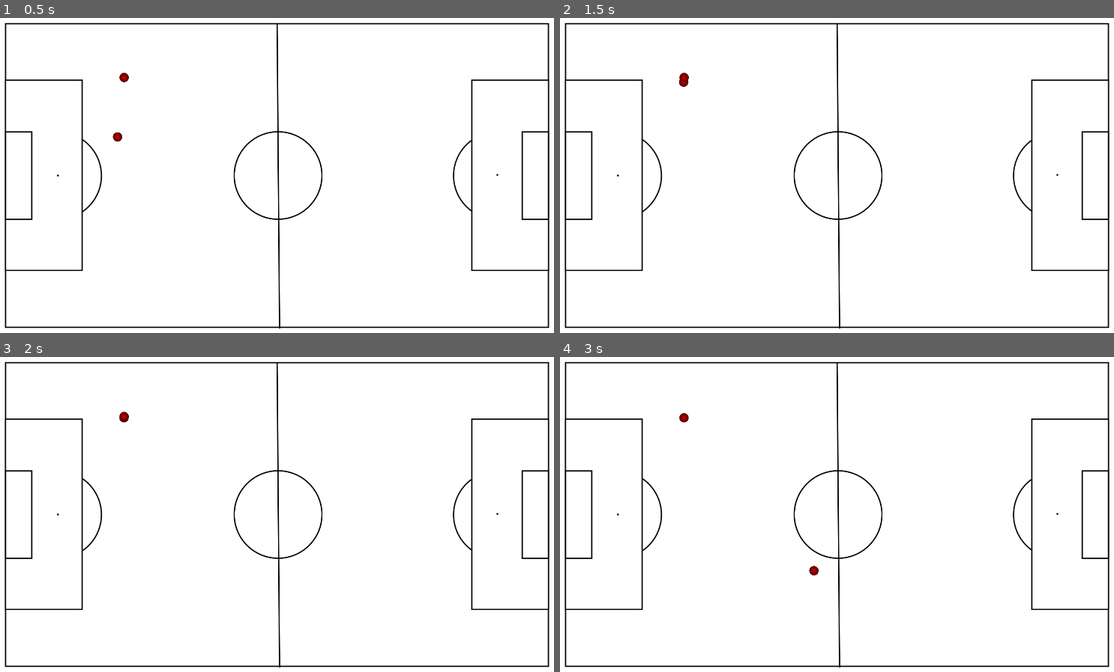
Above: before the commit, frames 1-4 (two rows, left to right).
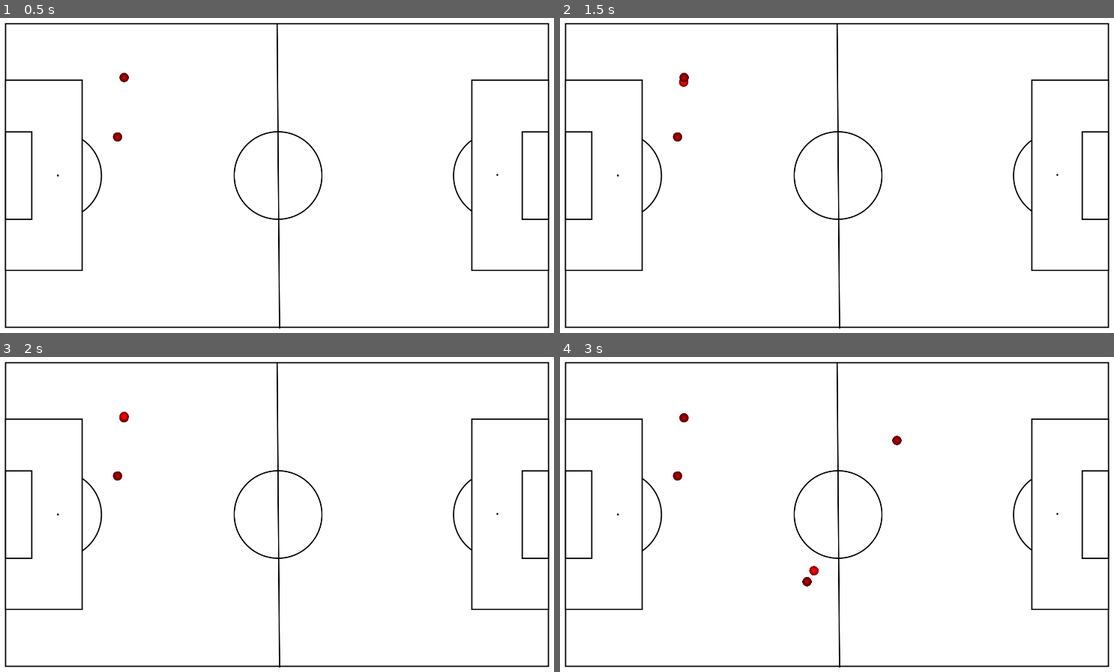
Above: after the commit, the same moments.

Repository: cdoss3/fc-board
Game: Godot game, scene res://scenes/main.tscn
Same seed, same stepped clock (60 frames per second), same inputs: the game is played once before the commit and once after it.
Inputs (mouse positions are in pixels of both pictures, inside the frame that each line leads up to):
- Up to frame 1 (0.5 s): no input
- Up to frame 2 (1.5 s): tap Enter at 0.5 s; move the mouse to (676, 137) at 0.52 s; press the mouse at (676, 137) at 0.53 s; right-click (676, 137) at 0.8 s; tap Space at 1.25 s; move the mouse to (681, 77) at 1.27 s; release the mouse at (681, 77) at 1.28 s; right-click (681, 77) at 1.35 s
- Up to frame 3 (2 s): click (121, 416) at 1.55 s
- Up to frame 4 (3 s): tap Enter at 2 s; move the mouse to (897, 442) at 2.02 s; press the mouse at (897, 442) at 2.03 s; right-click (897, 442) at 2.3 s; tap Space at 2.75 s; move the mouse to (809, 580) at 2.77 s; release the mouse at (809, 580) at 2.78 s; right-click (809, 580) at 2.85 s

Frame 1 is identical in both runs. In frame 2, less than 0.1% of the frame differs, in the area x 20-24%, y 17-40%; in frame 3, less than 0.1%; in frame 4, 0.2%, in the area x 20-62%, y 24-73%.

Commit message:
added the ability to right-click and spawn a new player(disk) instance

Diff:
--- a/background.tscn
+++ b/background.tscn
@@ -1,9 +1,20 @@
-[gd_scene load_steps=2 format=3 uid="uid://dm1dp5s33sp4e"]
+[gd_scene load_steps=5 format=3 uid="uid://dm1dp5s33sp4e"]
 
+[ext_resource type="Script" path="res://scripts/background.gd" id="1_jp45x"]
 [ext_resource type="Texture2D" uid="uid://bl1aek7n3va8y" path="res://vector-soccer-field.png" id="1_q3nb7"]
+[ext_resource type="PackedScene" uid="uid://jy2ksiptdm5o" path="res://scenes/RedDiskv2.tscn" id="2_ckstm"]
 
-[node name="Background" type="Node2D"]
+[sub_resource type="RectangleShape2D" id="RectangleShape2D_fmjpb"]
+size = Vector2(1920, 1080)
+
+[node name="Background" type="Area2D"]
+script = ExtResource("1_jp45x")
+disk_scene = ExtResource("2_ckstm")
 
 [node name="Sprite2D" type="Sprite2D" parent="."]
 position = Vector2(960, 540)
 texture = ExtResource("1_q3nb7")
+
+[node name="CollisionShape2D" type="CollisionShape2D" parent="."]
+position = Vector2(960, 540)
+shape = SubResource("RectangleShape2D_fmjpb")
--- a/project.godot
+++ b/project.godot
@@ -29,6 +29,11 @@
 "events": [Object(InputEventMouseButton,"resource_local_to_scene":false,"resource_name":"","device":-1,"window_id":0,"a …(258 unchanged characters)…
 ]
 }
+right_click={
+"deadzone": 0.5,
+"events": [Object(InputEventMouseButton,"resource_local_to_scene":false,"resource_name":"","device":-1,"window_id":0,"alt_pressed":false,"shift_pressed":false,"ctrl_pressed":false,"meta_pressed":false,"button_mask":2,"position":Vector2(255, 14),"global_position":Vector2(264, 60),"factor":1.0,"button_index":2,"canceled":false,"pressed":true,"double_click":false,"script":null)
+]
+}
 
 [rendering]
 
--- /dev/null
+++ b/scenes/main.gd
@@ -0,0 +1,11 @@
+extends Node
+
+
+# Called when the node enters the scene tree for the first time.
+func _ready() -> void:
+	pass # Replace with function body.
+
+
+# Called every frame. 'delta' is the elapsed time since the previous frame.
+func _process(delta: float) -> void:
+	pass
--- /dev/null
+++ b/scripts/background.gd
@@ -0,0 +1,11 @@
+extends Area2D
+
+@export var disk_scene: PackedScene
+
+func _process(_delta: float):
+	if Input.is_action_just_pressed("right_click"):
+		var instance = disk_scene.instantiate()
+		instance.position = get_local_mouse_position()
+		add_child(instance)
+		get_viewport().set_input_as_handled()
+		print("right clicked!")
--- a/scripts/disk.gd
+++ b/scripts/disk.gd
@@ -12,8 +12,10 @@
 func toggle_selected():
 	if selected == false:
 		selected = true
+		modulate = Color(1.5, 1.5, 1.5)
 	else:
 		selected = false
+		modulate = Color(1, 1, 1)
 
 # Called when the node enters the scene tree for the first time.
 func _ready() -> void:
